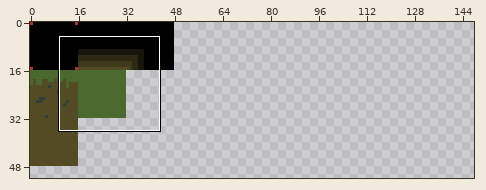
Pixel-art file -- Assets/Textures/GroundTextures.aseprite. Above, an overview of the earlier version with the close-up marked.
Close-up. As it was:
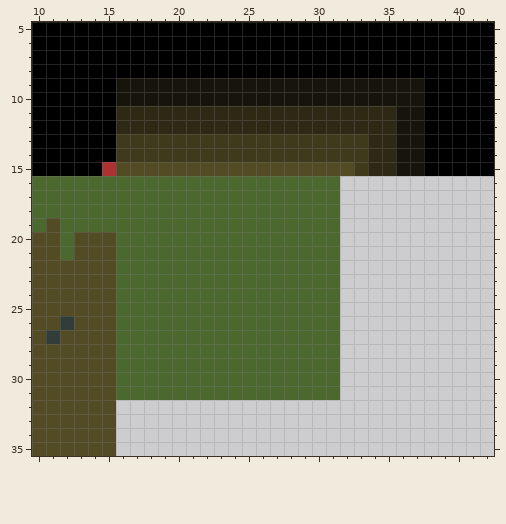
256x256 pixels, 1 frame. Colours within 5 levels of each other are drawn and written as one. Shown: x 10..42, y 5..35. The wide view leaves out empty margins. The commit also changed other parts of the picture, which this record leaves out.
New version:
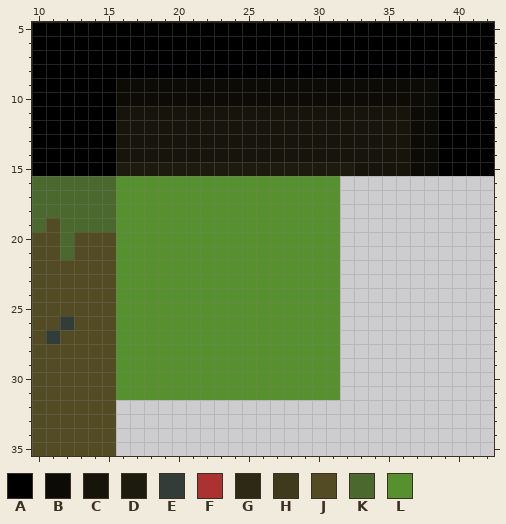
Palette (. is transparent): A #000000  B #0c0b06  C #17150b  D #1d1b0d  E #323c39  F #ac3232  G #2d2914  H #3f3a1c  J #524b24  K #4b692f  L #57902f
Change:
Changed rows in their new state; - is an unchanged pixel.
first column x 15:
 9 -BBBBBBBBBBBBBBBBBBBBBBB
10 -BBBBBBBBBBBBBBBBBBBBBBB
11 -CCCCCCCCCCCCCCCCCCCC-BB
12 -CCCCCCCCCCCCCCCCCCCC-BB
13 -CCCCCCCCCCCCCCCCCCCC-BB
14 -CCCCCCCCCCCCCCCCCCCC-BB
15 ADDDDDDDDDDDDDDDDDCCC-BB
16 -LLLLLLLLLLLLLLLL-------
17 -LLLLLLLLLLLLLLLL-------
18 -LLLLLLLLLLLLLLLL-------
19 -LLLLLLLLLLLLLLLL-------
20 -LLLLLLLLLLLLLLLL-------
21 -LLLLLLLLLLLLLLLL-------
22 -LLLLLLLLLLLLLLLL-------
23 -LLLLLLLLLLLLLLLL-------
24 -LLLLLLLLLLLLLLLL-------
25 -LLLLLLLLLLLLLLLL-------
26 -LLLLLLLLLLLLLLLL-------
27 -LLLLLLLLLLLLLLLL-------
28 -LLLLLLLLLLLLLLLL-------
29 -LLLLLLLLLLLLLLLL-------
30 -LLLLLLLLLLLLLLLL-------
31 -LLLLLLLLLLLLLLLL-------
Changed places in both close-ups, as pixel boxes (x1, y1, x2, y2):
changed: (102, 78, 438, 400)
